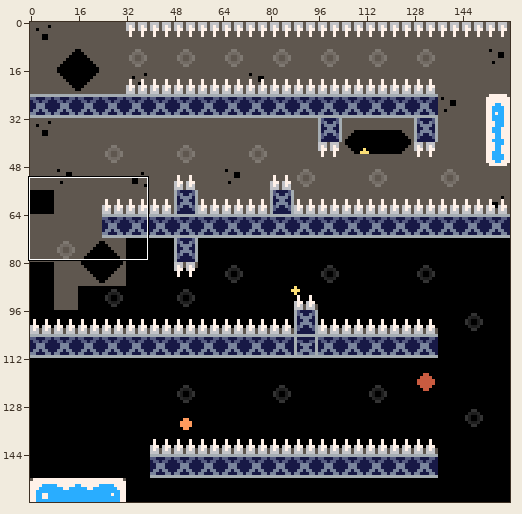
File history of a sprite sheet, assets/maps/level 37.png. Above: a wide view before the commit, with the close-up outlined.
Close-up. Old version:
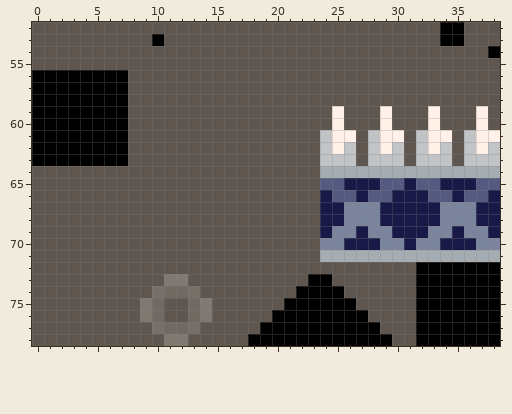
The file is 160x160 pixels. Colours within 5 levels of each other are drawn and written as one. Shown: x 0..38, y 52..78.
Now the later version:
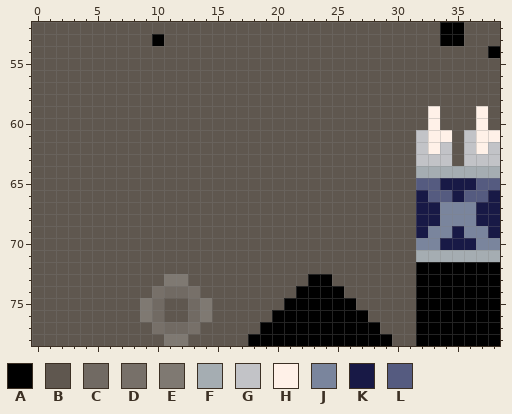
Palette (. is transparent): A #000000  B #5f574f  C #716a63  D #777069  E #7f7972  F #a5adb2  G #c2c3c7  H #fff1e8  J #7a859d  K #181946  L #555b80
What changed:
@@ x 0..38 @@
 55 BBBBBBBBBBBBBBBBBBBBBBBBBBBBBBBBBBBBBBB
-56 AAAAAAAABBBBBBBBBBBBBBBBBBBBBBBBBBBBBBB
-57 AAAAAAAABBBBBBBBBBBBBBBBBBBBBBBBBBBBBBB
-58 AAAAAAAABBBBBBBBBBBBBBBBBBBBBBBBBBBBBBB
-59 AAAAAAAABBBBBBBBBBBBBBBBBHBBBHBBBHBBBHB
-60 AAAAAAAABBBBBBBBBBBBBBBBBHBBBHBBBHBBBHB
-61 AAAAAAAABBBBBBBBBBBBBBBBGHHBGHHBGHHBGHH
-62 AAAAAAAABBBBBBBBBBBBBBBBGHGBGHGBGHGBGHG
-63 AAAAAAAABBBBBBBBBBBBBBBBGGGBGGGBGGGBGGG
-64 BBBBBBBBBBBBBBBBBBBBBBBBFFFFFFFFFFFFFFF
-65 BBBBBBBBBBBBBBBBBBBBBBBBLLKKKLLKLLKKKLL
-66 BBBBBBBBBBBBBBBBBBBBBBBBKLLKLLKKKLLKLLK
-67 BBBBBBBBBBBBBBBBBBBBBBBBKKJJJKKKKKJJJKK
-68 BBBBBBBBBBBBBBBBBBBBBBBBKKJJJKKKKKJJJKK
-69 BBBBBBBBBBBBBBBBBBBBBBBBKJJKJJKKKJJKJJK
-70 BBBBBBBBBBBBBBBBBBBBBBBBJJKKKJJKJJKKKJJ
-71 BBBBBBBBBBBBBBBBBBBBBBBBFFFFFFFFFFFFFFF
+56 BBBBBBBBBBBBBBBBBBBBBBBBBBBBBBBBBBBBBBB
+57 BBBBBBBBBBBBBBBBBBBBBBBBBBBBBBBBBBBBBBB
+58 BBBBBBBBBBBBBBBBBBBBBBBBBBBBBBBBBBBBBBB
+59 BBBBBBBBBBBBBBBBBBBBBBBBBBBBBBBBBHBBBHB
+60 BBBBBBBBBBBBBBBBBBBBBBBBBBBBBBBBBHBBBHB
+61 BBBBBBBBBBBBBBBBBBBBBBBBBBBBBBBBGHHBGHH
+62 BBBBBBBBBBBBBBBBBBBBBBBBBBBBBBBBGHGBGHG
+63 BBBBBBBBBBBBBBBBBBBBBBBBBBBBBBBBGGGBGGG
+64 BBBBBBBBBBBBBBBBBBBBBBBBBBBBBBBBFFFFFFF
+65 BBBBBBBBBBBBBBBBBBBBBBBBBBBBBBBBLLKKKLL
+66 BBBBBBBBBBBBBBBBBBBBBBBBBBBBBBBBKLLKLLK
+67 BBBBBBBBBBBBBBBBBBBBBBBBBBBBBBBBKKJJJKK
+68 BBBBBBBBBBBBBBBBBBBBBBBBBBBBBBBBKKJJJKK
+69 BBBBBBBBBBBBBBBBBBBBBBBBBBBBBBBBKJJKJJK
+70 BBBBBBBBBBBBBBBBBBBBBBBBBBBBBBBBJJKKKJJ
+71 BBBBBBBBBBBBBBBBBBBBBBBBBBBBBBBBFFFFFFF
 72 BBBBBBBBBBBBBBBBBBBBBBBBBBBBBBBBAAAAAAA
Pixel boxes of the changes (left, top, right, bottom) in both close-ups:
changed: (32, 70, 128, 166)
changed: (320, 106, 416, 262)
